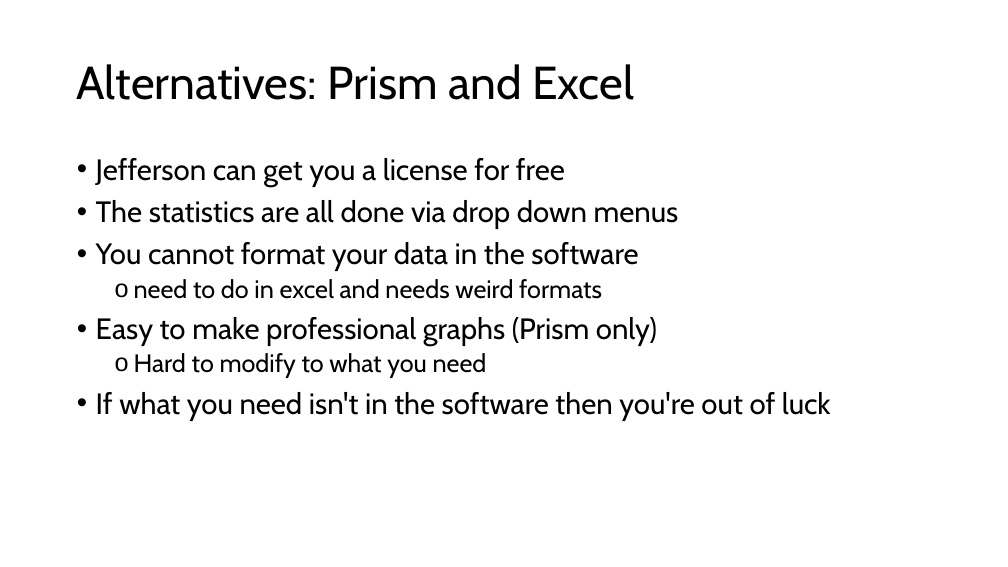
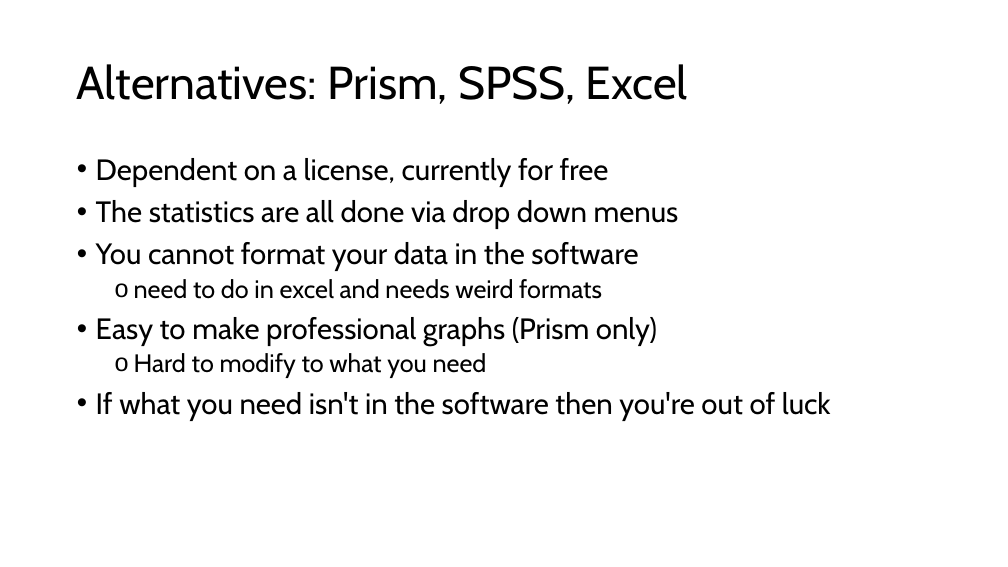
Before and after one commit to HTS-dev96/Pragmatic-R-and-Stats, a slide deck: slide 5 of Pratical Approach to stats and R.pptx. Drawn at 1008x567 pixels with LibreOffice and Linux fonts; fonts in the diff are those of the drawing. Boxes give left, top, right and bottom in pixels: in the first picture for what was removed or moved away, otherwise in the second. Text is boxed around its words. In the diff, an @@ line names an element or a change of style, - is before the commit and + after.

```diff
--- a/Pratical Approach to stats and R.pptx
+++ b/Pratical Approach to stats and R.pptx
@@ title at [77, 64, 688, 104]: text changed @@
-Alternatives: Prism and Excel
+Alternatives: Prism, SPSS, Excel
@@ text at [96, 158, 609, 187]: text changed @@
-• Jefferson can get you a license for free
+• Dependent on a license, currently for free
```
Also in this commit, not shown: 5 other slides changed, 2 slides added.
